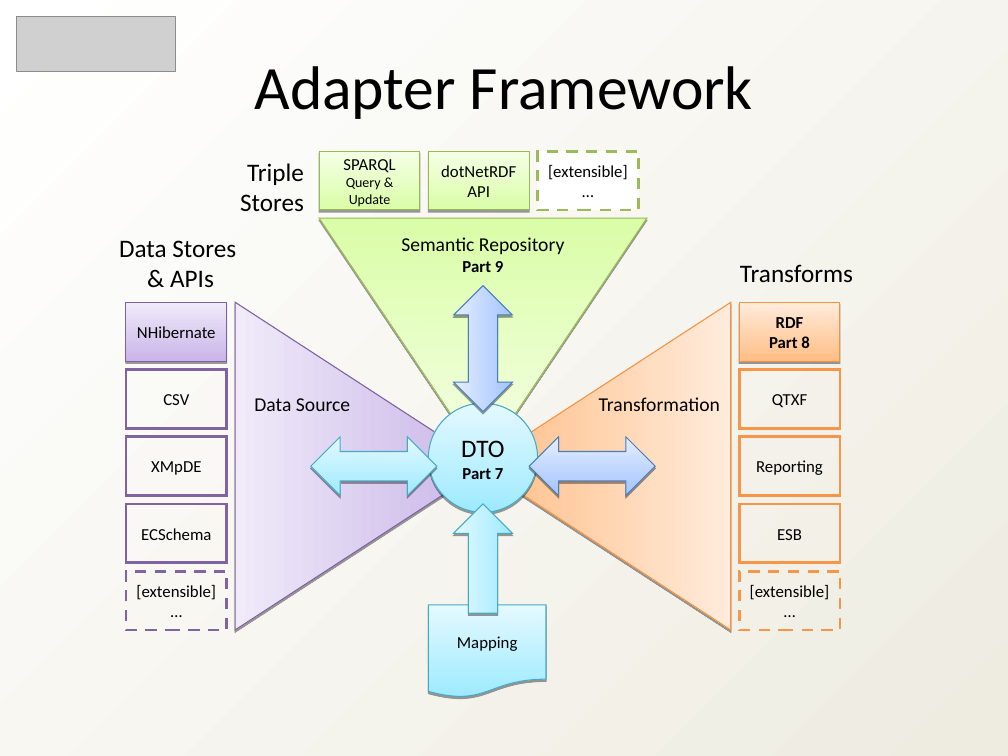
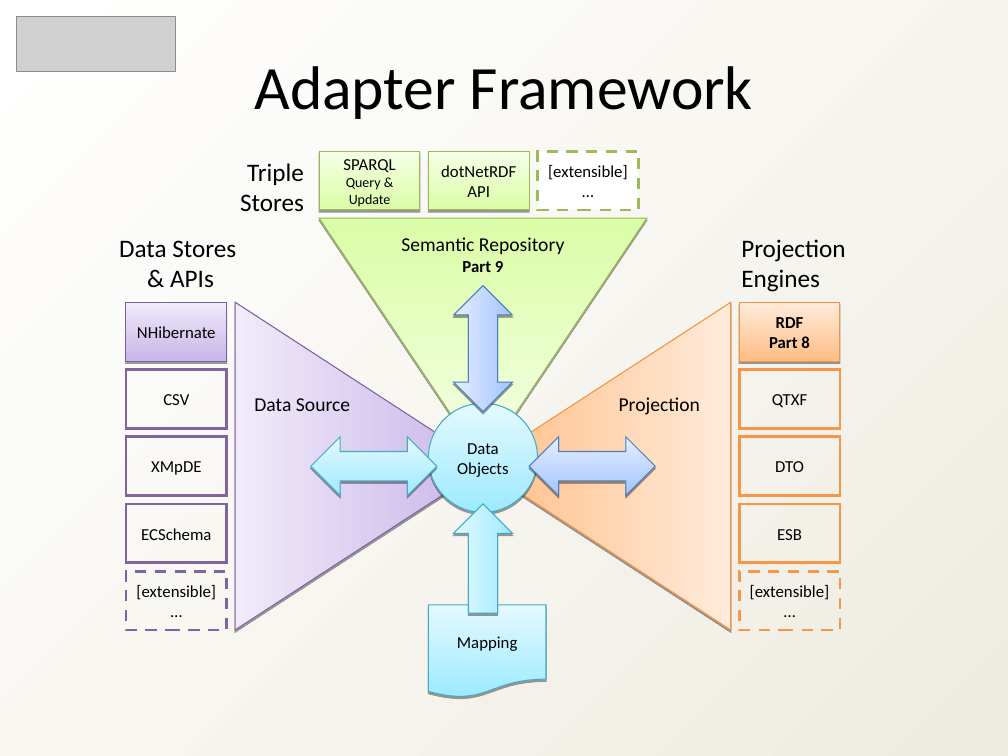
Before and after one commit to heyena/iring-tools, a slide deck: slide 10 of trunk/Documentation/iRINGTools_SDK_Overview_v1_3_0.ppt. Drawn at 1008x756 pixels with LibreOffice and Linux fonts; fonts in the diff are those of the drawing; grey boxes stand for pictures. Boxes give left, top, right and bottom in pixels: in the first picture for what was removed or moved away, otherwise in the second. Text is boxed around its words. In the diff, an @@ line names an element or a change of style, - is before the commit and + after.

Commit message:
Tweaked PPT

```diff
--- a/trunk/Documentation/iRINGTools_SDK_Overview_v1_3_0.ppt
+++ b/trunk/Documentation/iRINGTools_SDK_Overview_v1_3_0.ppt
@@ text at (741,239,845,292): text changed @@
-Transforms
+Projection
+Engines
@@ text at (619,397,700,415): text changed @@
-Transformation
+Projection
@@ text in ellipse at (457,443,509,477): text changed; bold off @@
-DTO
-Part 7
+Data Objects
@@ text in rectangle at (775,461,804,472): text changed @@
-Reporting
+DTO
```
